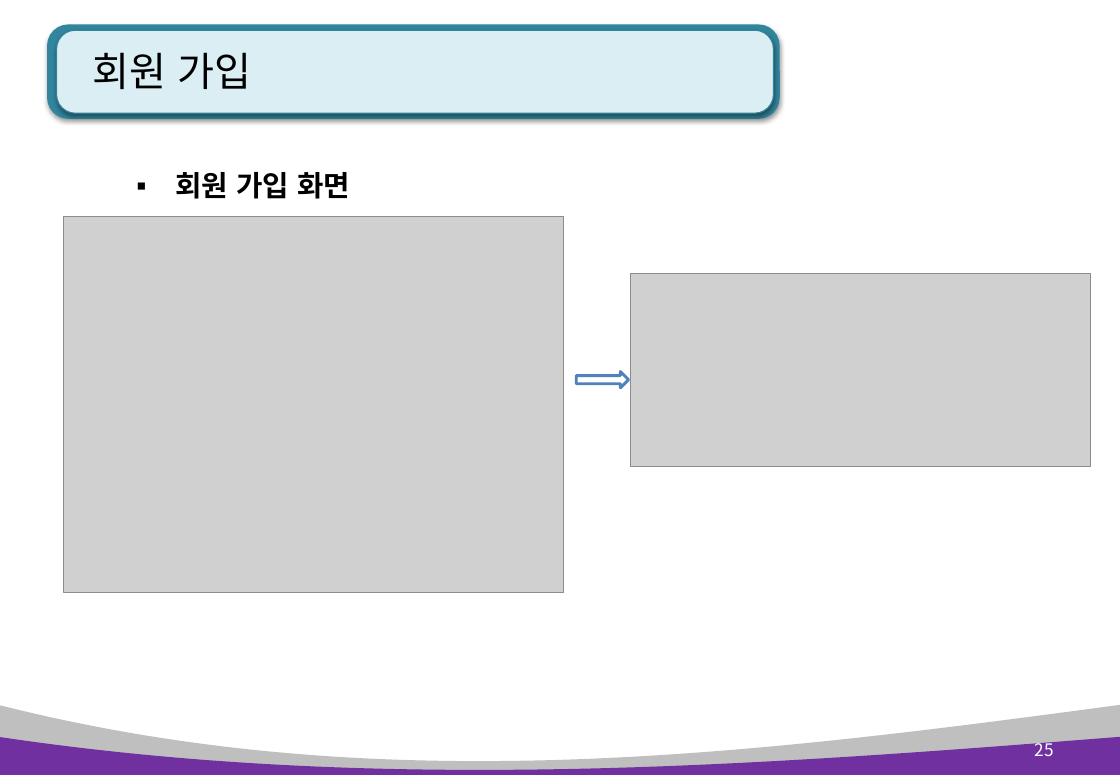
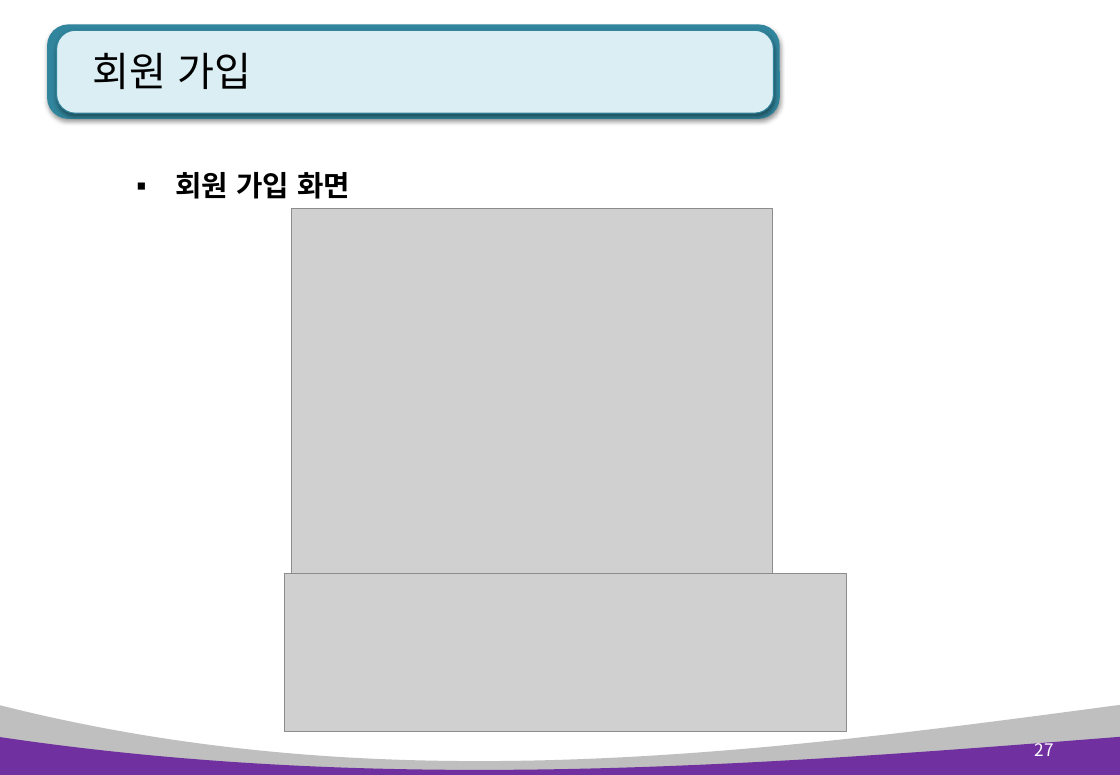
Before and after one commit to kiyongee2/green_project_web, a slide deck: slide 27 of python_ppt/Python 10장. 플라스크, 웹서버.pptx (slide 25 before the commit). Drawn at 1120x775 pixels with LibreOffice and Linux fonts; fonts in the diff are those of the drawing; grey boxes stand for pictures. Boxes give left, top, right and bottom in pixels: in the first picture for what was removed or moved away, otherwise in the second. Text is boxed around its words. In the diff, an @@ line names an element or a change of style, - is before the commit and + after.

```diff
--- a/python_ppt/Python 10장. 플라스크, 웹서버.pptx
+++ b/python_ppt/Python 10장. 플라스크, 웹서버.pptx
@@ picture added at bbox=[292, 209, 773, 579] @@
@@ picture removed at bbox=[63, 217, 564, 593] @@
@@ picture removed at bbox=[631, 273, 1091, 467] @@
@@ right arrow removed at bbox=[576, 372, 629, 389] @@
@@ picture added at bbox=[284, 574, 847, 732] @@
@@ page number at bbox=[1034, 739, 1053, 756]: text changed @@
-25
+27
```
Also in this commit, not shown: 8 other slides changed, 3 slides added, 3 other files.
